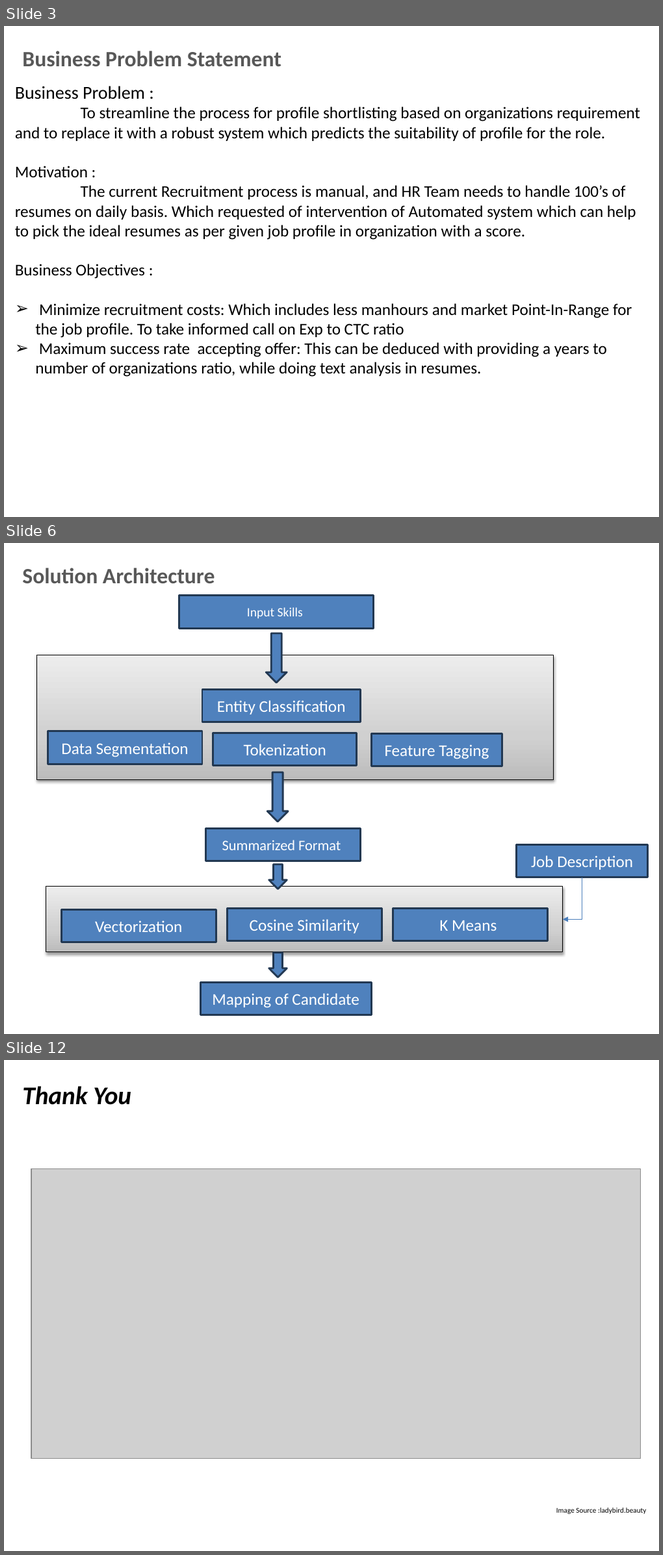
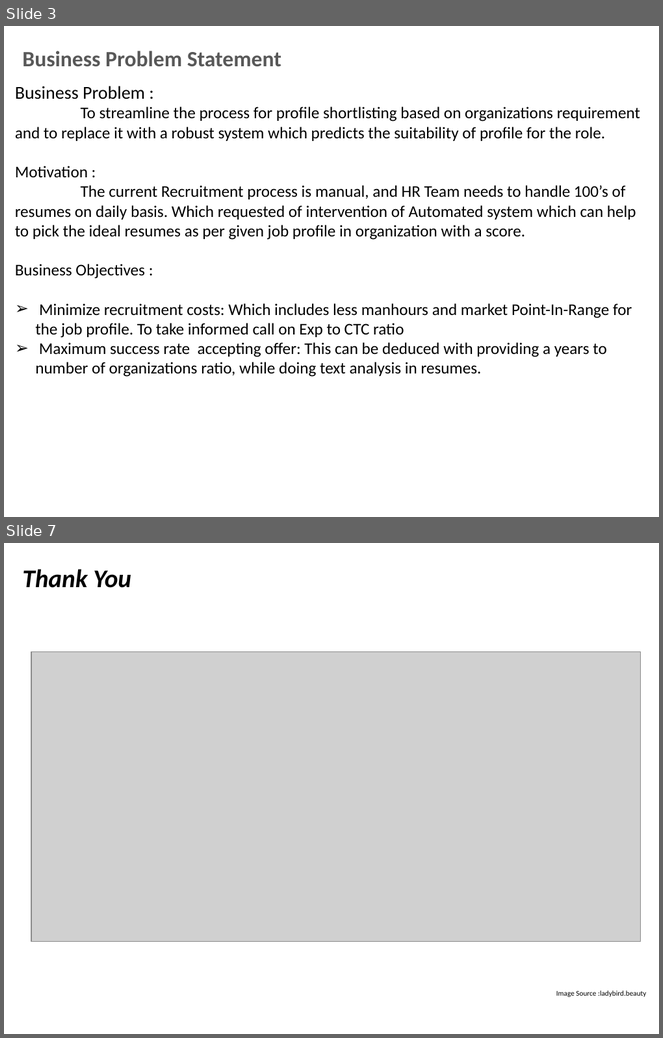
Before and after one commit to anirudhyadav/ISBG4FP1, a slide deck: Foundation_Project_G4__Final_Review_Trending_Jobs.pptx. Shown one above the other, each under a label of ours: slides 3, 6 and 12 before the commit, slides 3 and 7 after it; the slides between them are not shown. The pictures are 663x1555 and 663x1038 pixels, drawn with LibreOffice and Linux fonts; fonts in the diff are those of the drawing; grey boxes stand for pictures; background and template pictures are left out. Boxes give left, top, right and bottom in pixels: in the first picture for what was removed or moved away, otherwise in the second. Text is boxed around its words. In the diff, an @@ line names an element or a change of style, - is before the commit and + after.

```diff
--- a/Foundation_Project_G4__Final_Review_Trending_Jobs.pptx
+++ b/Foundation_Project_G4__Final_Review_Trending_Jobs.pptx
@@ slide 6 removed at box(4, 543, 659, 1034), background picture (left out); not listed: 1 template element that a slide beside it also shows @@
@@ title removed at box(22, 568, 215, 583) @@
-Solution Architecture
@@ rectangle removed at box(180, 596, 374, 628) @@
-Input Skills
@@ down arrow removed at box(266, 633, 287, 683) @@
@@ arrow removed from (282, 636) to (282, 681) @@
@@ rectangle removed at box(36, 655, 554, 780) @@
@@ rectangle removed at box(202, 690, 361, 722) @@
-Entity Classification
@@ rectangle removed at box(48, 731, 202, 765) @@
-Data Segmentation
@@ rectangle removed at box(213, 733, 356, 766) @@
-Tokenization
@@ rectangle removed at box(371, 733, 503, 767) @@
-Feature Tagging
@@ down arrow removed at box(267, 772, 288, 821) @@
@@ rectangle removed at box(206, 828, 360, 861) @@
-Summarized Format
@@ rectangle removed at box(517, 845, 648, 878) @@
-Job Description
@@ down arrow removed at box(269, 865, 286, 889) @@
@@ rectangle removed at box(46, 887, 563, 953) @@
@@ elbow arrow removed from (582, 878) to (563, 920) @@
@@ rectangle removed at box(62, 910, 217, 943) @@
-Vectorization
@@ rectangle removed at box(228, 908, 382, 941) @@
-Cosine Similarity
@@ rectangle removed at box(393, 908, 548, 941) @@
-K Means
@@ down arrow removed at box(269, 953, 286, 977) @@
@@ rectangle removed at box(200, 982, 371, 1016) @@
-Mapping of Candidate
@@ what was slide 12 is now slide 7 @@
```
Also in this commit, not shown: 1 slide changed, 3 slides added, 6 other slides removed.
